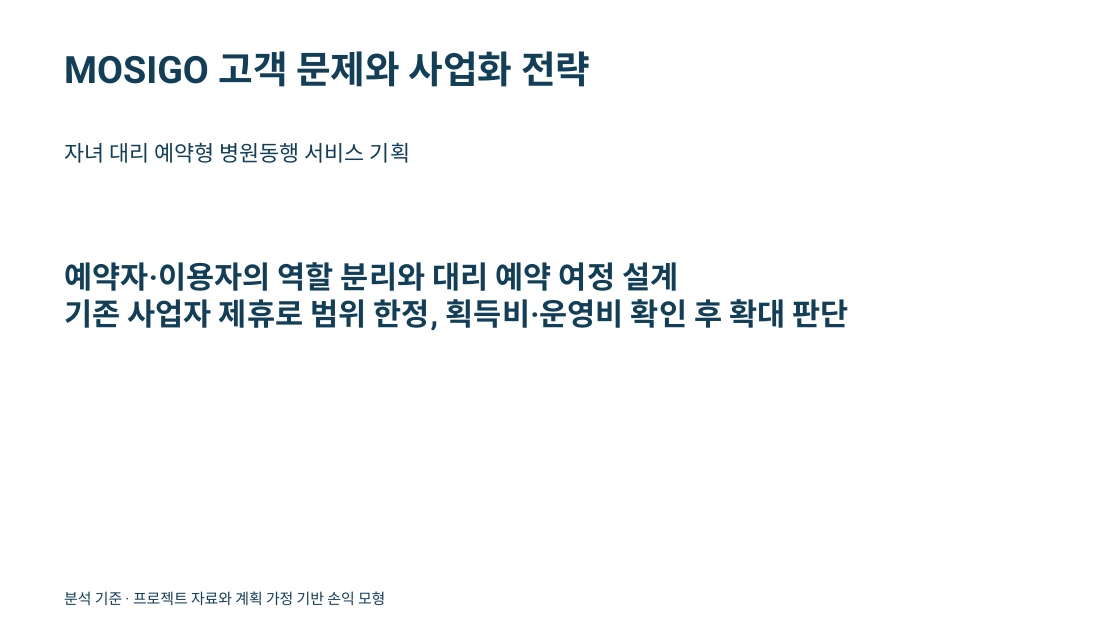
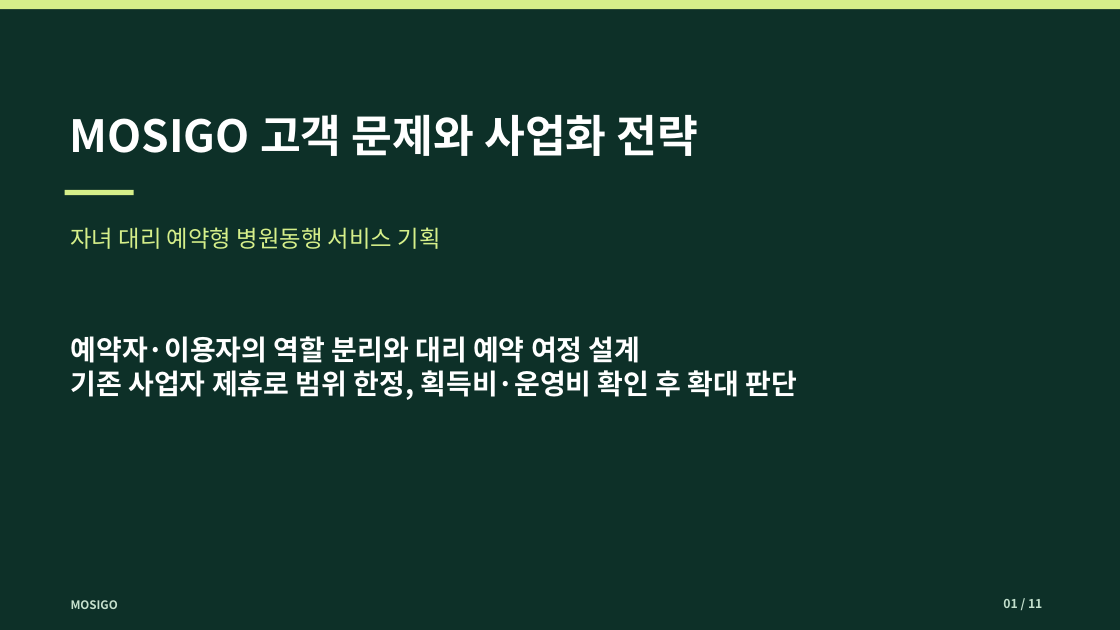
Before and after one commit to dohyunkimmm/mosigo-case-study, a slide deck: slide 1 of downloads/mosigo_report.pptx. Drawn at 1120x630 pixels with LibreOffice and Linux fonts; fonts in the diff are those of the drawing. Boxes give left, top, right and bottom in pixels: in the first picture for what was removed or moved away, otherwise in the second. Text is boxed around its words. In the diff, an @@ line names an element or a change of style, - is before the commit and + after.

```diff
--- a/downloads/mosigo_report.pptx
+++ b/downloads/mosigo_report.pptx
@@ background #FFFFFF to #0D3028 @@
@@ rectangle added at [0,0,1120,9], fill #D6EF8A @@
@@ text "MOSIGO 고객 문제와 사업화 전략": place and size @@
-text "MOSIGO 고객 문제와 사업화 전략" at [64,51,590,87]
+text "MOSIGO 고객 문제와 사업화 전략" at [70,115,699,156]
@@ text "MOSIGO 고객 문제와 사업화 전략" at [70,115,699,156]: size 32.2 to 38 pt, font Roboto to Noto Sans CJK KR, text colour #123E58 to #FFFFFF; vertical alignment top to middle @@
@@ rectangle added at [65,190,134,196], fill #D6EF8A @@
@@ text "자녀 대리 예약형 병원동행 서비스 ...": place and size @@
-text "자녀 대리 예약형 병원동행 서비스 ..." at [64,142,410,163]
+text "자녀 대리 예약형 병원동행 서비스 ..." at [71,227,441,249]
@@ text "자녀 대리 예약형 병원동행 서비스 ..." at [71,227,441,249]: size 18.8 to 20 pt, font Roboto to Noto Sans CJK KR, text colour #123E58 to #D6EF8A; vertical alignment top to middle @@
@@ text "예약자·이용자의 역할 분리와 대리 예약 ...": place and size @@
-text "예약자·이용자의 역할 분리와 대리 예약 ..." at [64,262,849,331]
+text "예약자·이용자의 역할 분리와 대리 예약 ..." at [71,336,798,400]
@@ text "예약자·이용자의 역할 분리와 대리 예약 ..." at [71,336,798,400]: size 26.2 to 24 pt, font Roboto to Noto Sans CJK KR, text colour #123E58 to #FFFFFF; vertical alignment top to middle @@
@@ text "MOSIGO" at [71,600,118,609]: vertical alignment top to middle @@
@@ text added at [1003,599,1042,608], 10.5 pt, text #C2DFCC, bold @@
+01 / 11
@@ text at [71,600,118,609]: text changed; size 12.8 to 10 pt; font Roboto to Noto Sans CJK KR; text colour #123E58 to #C6E0CD; bold on @@
-분석 기준 · 프로젝트 자료와 계획 가정 기반 손익 모형
+MOSIGO
```
Also in this commit, not shown: 10 other slides changed, 1 other file.
